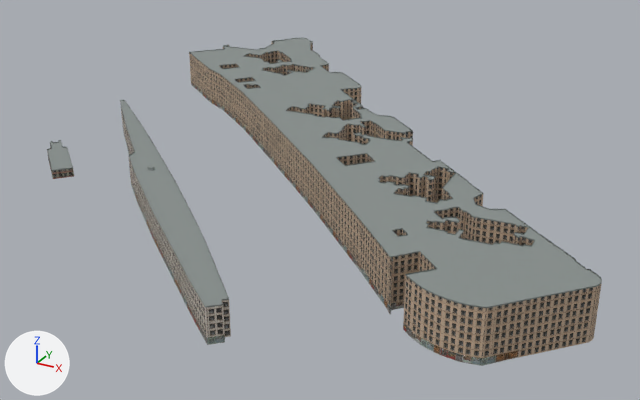
What one commit did to the glTF model Assets/Models/BuildingChunks/sham-shui-po-west-buildings-District_-16_-28.glb.
Both versions are drawn from a 50 mm camera at (-1676.0, 3145.0, 187.0) aimed at (-1893.0, 3540.0, -10.0). Every picture has the same lights, and +X, +Y and +Z are marked at lower left. The older version comes first. Objects named as collision shapes, trigger or cutter boxes, shadow casters or lower levels of detail are left out. Vertices at exactly the same position are counted once.

In view in the first picture: 'District_-16_-28'.
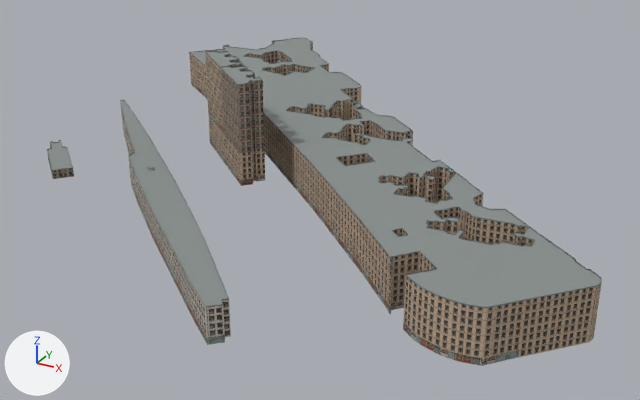
The change, as a list of edits to the scene's bpy script:
```text
Add mat_csdi_facade_3:
    mat_csdi_facade_3 = principled_material('CSDI_facade_3')
    mat_csdi_facade_3.texture = img_building_facades
    mat_csdi_facade_3.roughness = 0.87
Add mat_csdi_facade_1:
    mat_csdi_facade_1 = principled_material('CSDI_facade_1')
    mat_csdi_facade_1.texture = img_building_facades
    mat_csdi_facade_1.roughness = 0.87
Change me_district__16__28:
    used by ob_district__16__28; location = (-2048.0, 3584.0, 0.0)
    remove me_district__16__28.from_pydata(...)  # 5498 vertices, 11102 faces; spans x -21.0..323.0, y -207.0..155.0, z 0.0..25.0
    add me_district__16__28.from_pydata(...)  # 7119 vertices, 14620 faces; spans x -21.0..323.0, y -207.0..155.0, z 0.0..61.0
    me_district__16__28 part 1: a new loose piece of 1259 vertices spanning x 75.0..135.0, y -81.0..-28.0, z 6.0..61.0
    me_district__16__28 part 2: 130 vertices moved from x -19.0..314.0, y -171.0..139.0, z 0.0..25.0 to x -16.0..311.0, y -171.0..139.0, z 0.0..25.0; 175 vertices removed from x -19.0..314.0, y -171.0..139.0, z 0.0..25.0; 537 vertices added at x -17.0..322.0, y -171.0..139.0, z 0.0..25.0
    me_district__16__28 part 3: 416 kept faces spanning x -20.0..302.0, y -171.0..143.0, z 0.0..24.0 get new texture (UV) coordinates
    me_district__16__28 part 4: 32 faces spanning x -7.0..288.0, y -171.0..66.0, z 0.0..3.0 switch from mat_csdi_shopfront (picture img_cafe_storefront) to mat_csdi_shopfront_variety (picture img_shopfront_variety)
    me_district__16__28 part 5: 30 faces spanning x -16.0..295.0, y -169.0..73.0, z 0.0..3.0 switch from mat_csdi_shopfront_variety (picture img_shopfront_variety) to mat_csdi_shopfront (picture img_cafe_storefront)
    add me_district__16__28.materials.append(mat_csdi_facade_1)  # picture img_building_facades
    add me_district__16__28.materials.append(mat_csdi_facade_3)  # picture img_building_facades
```

Where the change shows, as pixel boxes (x1, y1, x2, y2) in the pictures (640 x 400 px):
part 1 of me_district__16__28, added
    after: (205, 51, 265, 186)
part 2 of me_district__16__28, built on
    before: (190, 50, 587, 353)
    after: (190, 40, 602, 366)
part 3 of me_district__16__28, surface changed
    both: (194, 85, 519, 365)
part 4 of me_district__16__28, recoloured
    both: (198, 87, 472, 364)
part 5 of me_district__16__28, recoloured
    both: (194, 85, 496, 365)
